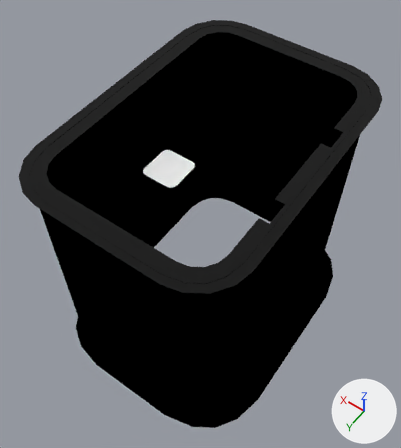
One commit to the Blender file Models/HabTechProps/htProps_HatchDoor.blend: the scene before it, then after it.
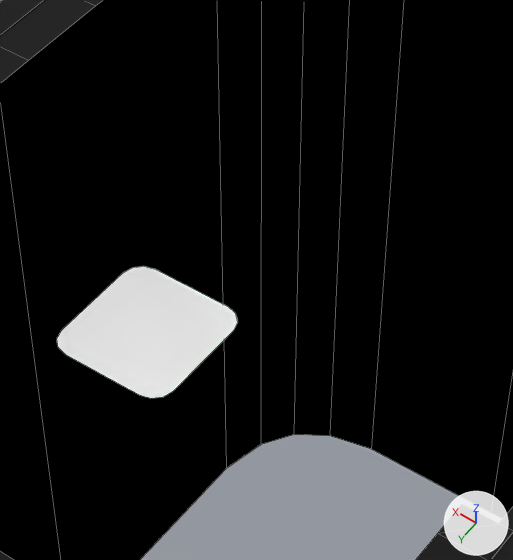
Each version appears first whole from a camera (50 mm lens) standing at (-0.737, 1.092, 1.192) and looking at (0.026, 0.025, -0.484), and next in a close-up on the part from 32% to 68% of the width and 16% to 52% of the height. The axes (+X, +Y, +Z) are drawn at lower right. The lights are the same throughout. The close-ups show mesh edges as thin lines.

Script lines for the objects in view, before the commit:
```python
me_doorhatch_001 = bpy.data.meshes.new('doorHatch.001')
me_doorhatch_001.from_pydata(...)  # 20 vertices, 1 face; spans x -0.0615..0.0615, y 0.0033, z -0.2963..-0.1665
me_doorhatch_001.materials.append(mat_material)  # white #e7e7e7
me_doorhatchrim_001 = bpy.data.meshes.new('doorHatchRim.001')
me_doorhatchrim_001.from_pydata(...)  # 84 vertices, 44 faces; spans x -0.41..0.41, y -0.013, z -0.577..0.577
me_doorhatchrim_001.materials.append(mat_doorhatch)  # its picture is missing
me_tube = bpy.data.meshes.new('tube')
me_tube.from_pydata(...)  # 48 vertices, 25 faces; spans x -0.36..0.358, y -0.516..0.523, z -1.0..0.0
me_tube.materials.append(mat_main)
ob_frame = bpy.data.objects.new('frame', me_doorhatchrim_001)
ob_frame.parent = ob_freeiva_htprops_hatchdoor
ob_frame.location = (0.0, 0.0, 0.0113)
ob_frame.rotation_euler = (1.571, 0.0, 0.0)  # degrees (90, 0, 0)
ob_frame.scale = (0.958, 1.0, 0.951)
ob_tube = bpy.data.objects.new('tube', me_tube)
ob_tube.parent = ob_freeiva_htprops_hatchdoor
ob_tube.location = (0.0, 0.0, 0.0)
ob_window = bpy.data.objects.new('window', me_doorhatch_001)
ob_window.parent = ob_freeiva_htprops_hatchdoor
ob_window.location = (0.0, 0.0, 0.0)
ob_window.rotation_euler = (1.571, 0.0, 0.0)  # degrees (90, 0, 0)
ob_window.scale = (0.958, 1.0, 0.951)
```
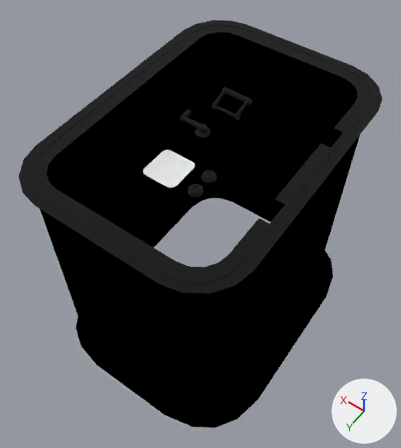
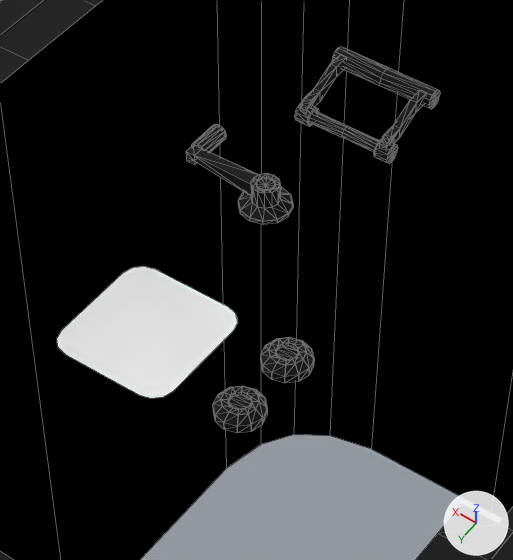
Commit message: Change habtechprops hatch models so they can work in VR

Boxes (x1, y1, x2, y2) around the edits, measured in the close-ups (513 x 560 px):
'greebles', added
    after: (186, 124, 314, 433)
'handle.001', added
    after: (295, 47, 440, 164)

Edits to the bpy script that builds the scene:
```text
Add mat_doorhatch_001:
    mat_doorhatch_001 = bpy.data.materials.new('doorHatch.001')
    # nodes: Group, OutputMaterial, Value, VertexColor
    # colours: white #ffffff, grey #bcbcbc, black #000000, blue #bcbcff
Add me_handle_001:
    me_handle_001.from_pydata(...)  # 164 vertices, 308 faces; spans x -0.0535..0.0535, y -0.0738..0.0094, z -0.0092..0.0301
    me_handle_001.materials.append(mat_doorhatch_001)  # its picture is missing
Add me_doorhatchcbm:
    me_doorhatchcbm.from_pydata(...)  # 1116 vertices, 414 faces; spans x -0.143..0.086, y -0.064..0.2, z 0.017..0.051
    me_doorhatchcbm.materials.append(mat_doorhatch_001)  # its picture is missing
Add ob_handle_001:
    ob_handle_001 = bpy.data.objects.new('handle.001', me_handle_001)
    ob_handle_001.parent = ob_freeiva_htprops_hatchdoor
    ob_handle_001.location = (0.0, -0.0782, 0.0103)
Add ob_greebles:
    ob_greebles = bpy.data.objects.new('greebles', me_doorhatchcbm)
    ob_greebles.parent = ob_freeiva_htprops_hatchdoor
    ob_greebles.location = (0.0, 0.0757, -0.00751)
```
